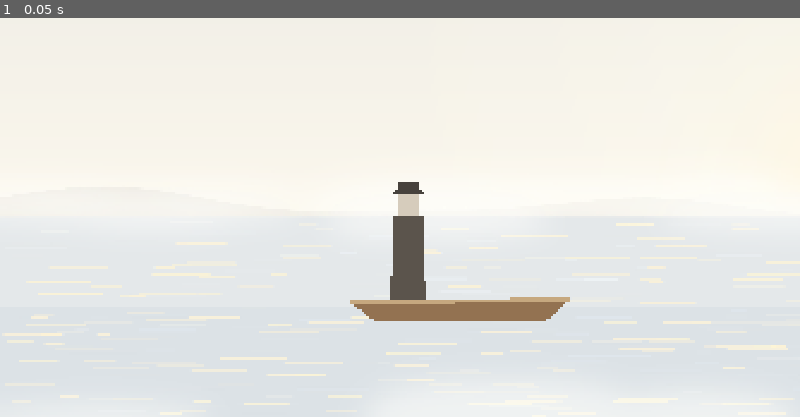
Above: before the commit, frame 1.
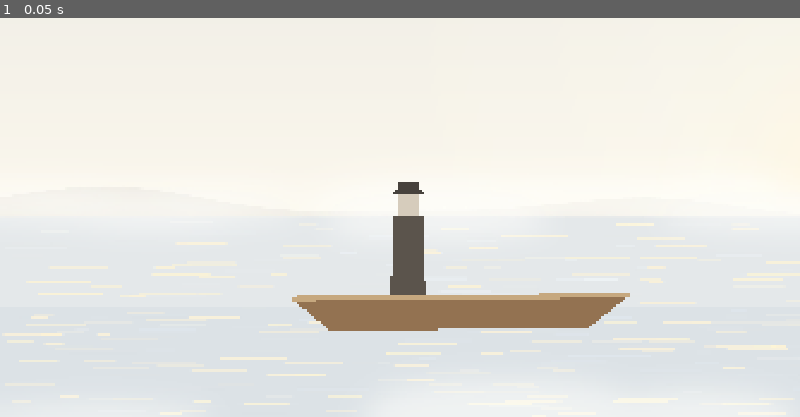
Above: after the commit, the same moment.

Repository: 1jealy/the-way-back
Game: Godot game, scene res://scenes/places/crossing.tscn
The game is run twice, just before and just after one commit, with the same random seed, the same clock (stepped at 60 frames per second) and the same inputs. This scene is started directly instead of the project's main scene. Sound files missing from this copy of the repository are replaced by a short silence.
Inputs:
- Up to frame 1 (0.05 s): no input

The runs differ from the first frame. In frame 1, 2.1% of the frame differs, in the area x 36-79%, y 68-79%.

Commit message:
나루터 배를 셋이 탈 만한 크기로 키움
- placeholder 나루터 배(bg_ferry_props)와 말뚝·밧줄 위치 조정
- 7-6 배 타기(boat_ride.gd) 선체·뱃전·물그림자를 같은 크기로

Co-Authored-By: Claude Opus 5.5 <noreply@anthropic.com>

Diff:
--- a/scripts/game/boat_ride.gd
+++ b/scripts/game/boat_ride.gd
@@ -170,11 +170,12 @@
 	boat.name = "Boat"
 	var hull := Polygon2D.new()
 	hull.color = Color(0.58, 0.45, 0.32)
-	hull.polygon = PackedVector2Array([Vector2(-260, -6), Vector2(270, -12), Vector2(210, 40), Vector2(-200, 42)])
+	# 셋이 앉을 만큼(나루터 배경의 배와 같은 크기, 2026-11-21 "배가 작다" 피드백으로 키움)
+	hull.polygon = PackedVector2Array([Vector2(-400, -14), Vector2(410, -22), Vector2(310, 58), Vector2(-310, 62)])
 	boat.add_child(hull)
 	var rim := Polygon2D.new()
 	rim.color = Color(0.78, 0.66, 0.5)
-	rim.polygon = PackedVector2Array([Vector2(-260, -10), Vector2(270, -16), Vector2(270, -6), Vector2(-260, 0)])
+	rim.polygon = PackedVector2Array([Vector2(-400, -20), Vector2(410, -28), Vector2(410, -16), Vector2(-400, -8)])
 	boat.add_child(rim)
 	return boat
 
@@ -183,7 +184,7 @@
 func _make_reflections() -> void:
 	var water := Node2D.new()
 	water.name = "Reflections"
-	water.position = Vector2(0, 44)
+	water.position = Vector2(0, 62)
 	water.scale = Vector2(1, -1)
 	water.modulate = Color(0.85, 0.9, 1.0, 0.55)
 	_boat.add_child(water)
@@ -195,7 +196,7 @@
 		if vis == null:
 			continue
 		var copy: Node2D = vis.duplicate()
-		copy.position = Vector2(pair[1], 44)
+		copy.position = Vector2(pair[1], 62)
 		water.add_child(copy)
 	var hull_copy: Node2D = _boat.get_child(0).duplicate()
 	water.add_child(hull_copy)
Binary file changed: assets/art/placeholder/ferry/bg_ferry_props.png
